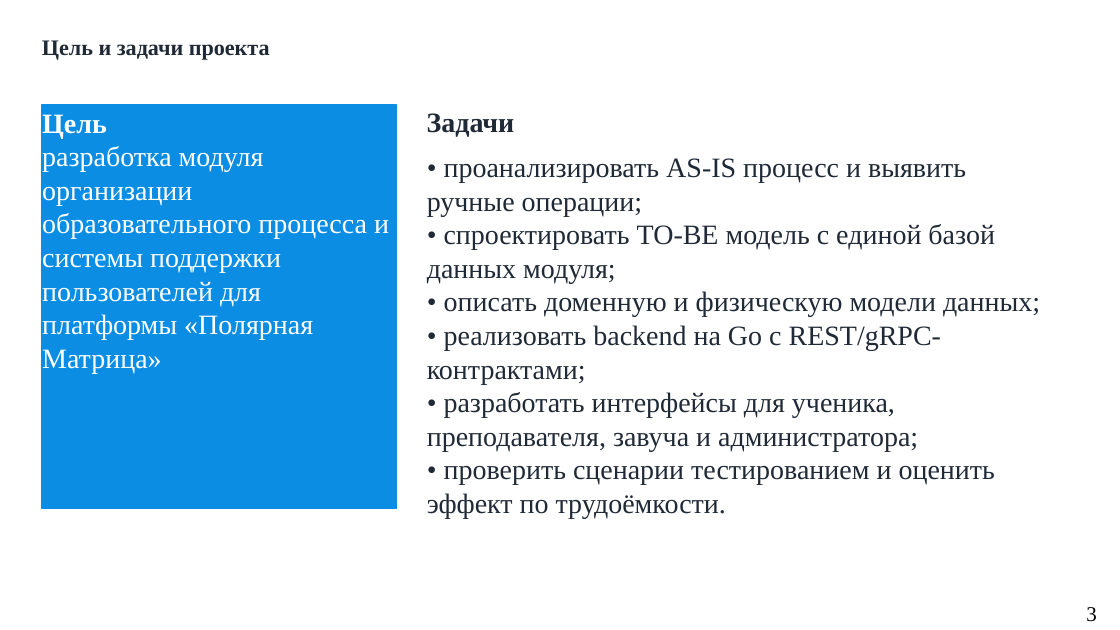
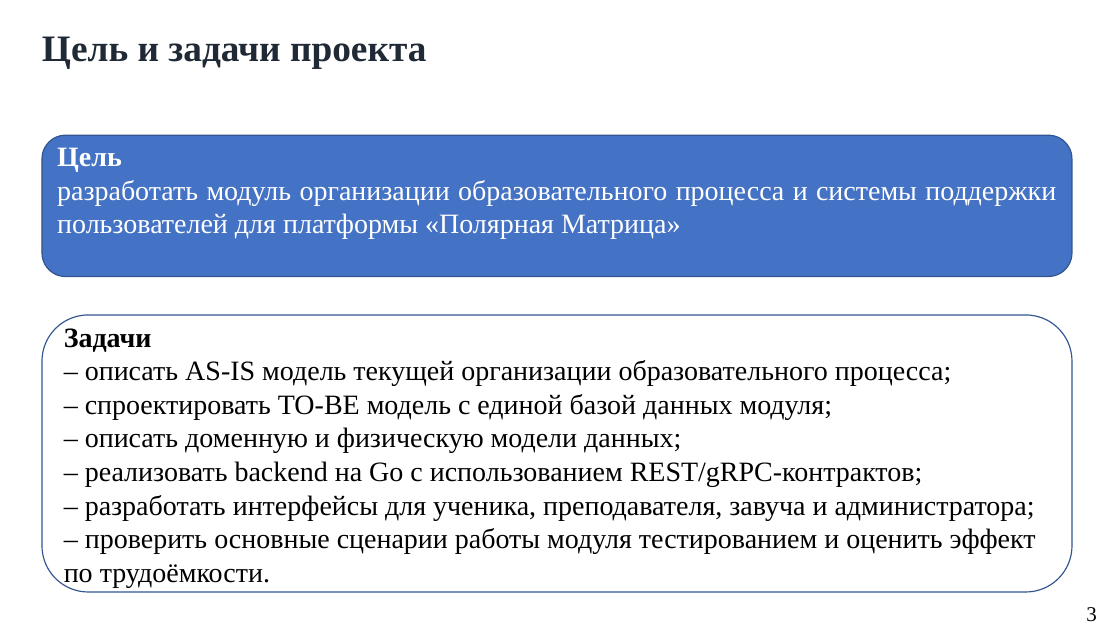
Before and after one commit to Pavlushechko/diploma2026, a slide deck: slide 3 of Презентация.pptx. Drawn at 1120x630 pixels with LibreOffice and Linux fonts; fonts in the diff are those of the drawing. Boxes give left, top, right and bottom in pixels: in the first picture for what was removed or moved away, otherwise in the second. Text is boxed around its words. In the diff, an @@ line names an element or a change of style, - is before the commit and + after.

```diff
--- a/Презентация.pptx
+++ b/Презентация.pptx
@@ text "Цель и задачи проекта" at box(42, 36, 426, 68): size 19 to 32 pt @@
@@ text removed at box(427, 113, 515, 137) @@
-Задачи
@@ rounded rectangle "Цель": place and size @@
-rounded rectangle "Цель" at box(42, 105, 397, 508)
+rounded rectangle "Цель" at box(42, 135, 1072, 276)
@@ rounded rectangle "Цель" at box(42, 135, 1072, 276): vertical alignment top to middle; rectangle to rounded rectangle; fill #0B8DE3 to #4472C4; outline #0B8DE3 1 pt to #325491 1 pt @@
@@ text in rounded rectangle at box(57, 147, 122, 172): alignment left to justified @@
@@ text in rounded rectangle at box(57, 180, 1056, 239): text changed @@
-разработка модуля организации образовательного процесса и системы поддержки пользователей для платформы «Полярная Матрица»
+разработать модуль организации образовательного процесса и системы поддержки пользователей для платформы «Полярная Матрица»
@@ rounded rectangle "Задачи": place and size @@
-rounded rectangle "Задачи" at box(427, 158, 1040, 519)
+rounded rectangle "Задачи" at box(42, 315, 1072, 592)
@@ rounded rectangle "Задачи" at box(42, 315, 1072, 592): vertical alignment top to middle; fill none to #FFFFFF; outline none to #325491 1 pt @@
@@ text in rounded rectangle at box(64, 328, 1036, 587): text changed; text colour #202A36 to #000000 @@
-• проанализировать AS-IS процесс и выявить ручные операции;
-• спроектировать TO-BE модель с единой базой данных модуля;
-• описать доменную и физическую модели данных;
-• реализовать backend на Go с REST/gRPC-контрактами;
-• разработать интерфейсы для ученика, преподавателя, завуча и администратора;
-• проверить сценарии тестированием и оценить эффект по трудоёмкости.
+Задачи
+– описать AS-IS модель текущей организации образовательного процесса;
+– спроектировать TO-BE модель с единой базой данных модуля;
+– описать доменную и физическую модели данных;
+– реализовать backend на Go с использованием REST/gRPC-контрактов;
+– разработать интерфейсы для ученика, преподавателя, завуча и администратора;
+– проверить основные сценарии работы модуля тестированием и оценить эффект по трудоёмкости.
```
Also in this commit, not shown: 18 other slides changed, 1 slide added, 1 slide removed, 16 other files.
